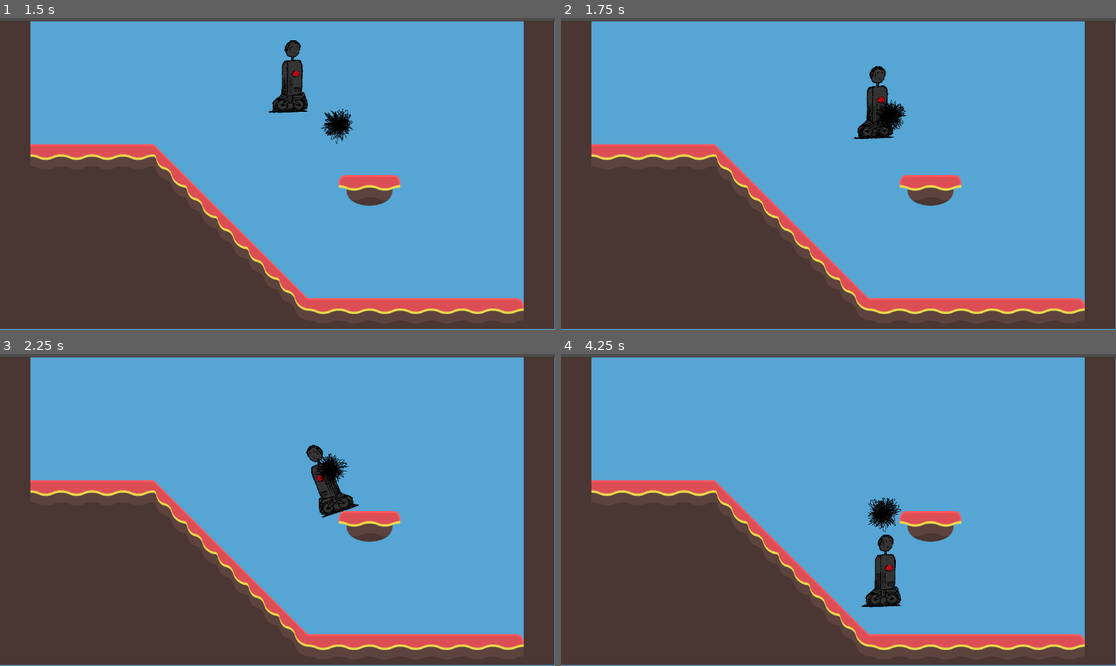
Above: before the commit, frames 1-4 (two rows, left to right).
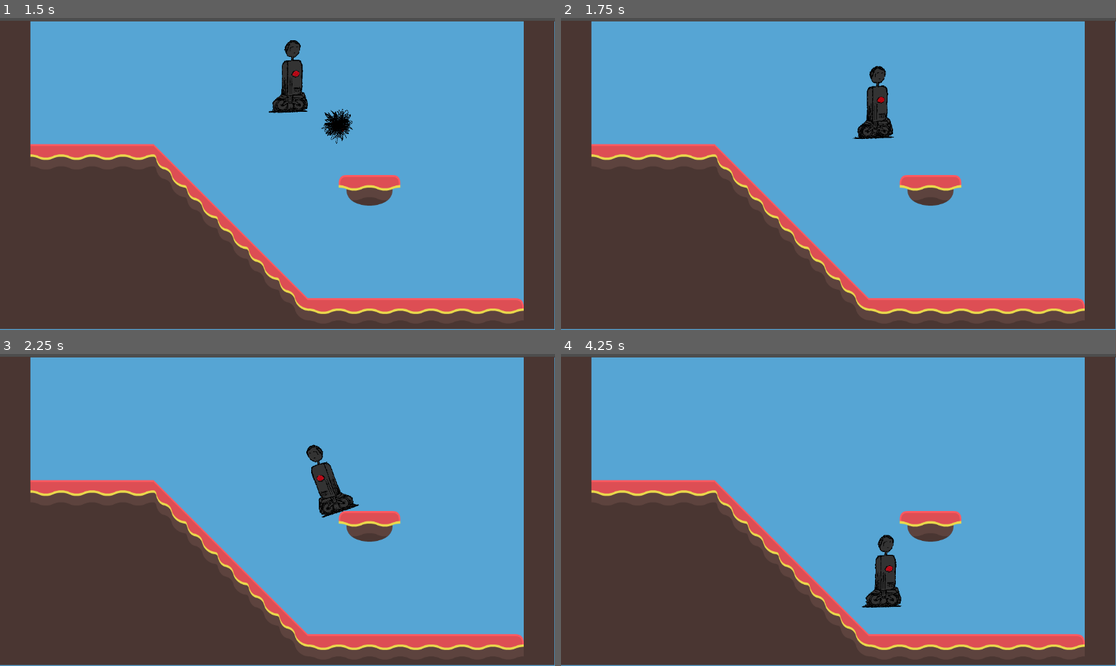
Above: after the commit, the same moments.

Repository: legendarysandbird/3mc-game
Game: Godot game, scene res://scenes/temp_level.tscn
Two runs of this game, one before a commit and one after it. Both use one fixed random seed, a clock stepped at 60 frames per second and the inputs below.
Inputs:
- Up to frame 1 (1.5 s): hold D (player_right) from 0.53 s (still down); tap Space (player_jump) at 0.77 s
- Up to frame 2 (1.75 s): keep holding D (player_right); tap Space (player_jump) at 1.52 s
- Up to frame 3 (2.25 s): release D (player_right) at 2.03 s; hold A (player_left) from 2.03 s (still down)
- Up to frame 4 (4.25 s): release A (player_left) at 2.78 s; hold D (player_right) from 2.78 s (still down); tap Space (player_jump) at 3.02, 3.77 s

Frame 1 is identical in both runs. In frame 2, 0.3% of the frame differs, in the area x 56-63%, y 26-37%; in frame 3, 0.3%; in frame 4, 0.7%, in the area x 54-62%, y 45-82%.

Commit message:
give enemy health

Diff:
--- a/scenes/enemy.tscn
+++ b/scenes/enemy.tscn
@@ -101,3 +101,4 @@
 shape = SubResource("CircleShape2D_ar18r")
 
 [node name="Health" parent="." instance=ExtResource("9_ipns3")]
+health = 1
--- a/scripts/enemy/enemy.gd
+++ b/scripts/enemy/enemy.gd
@@ -11,13 +11,14 @@
 var player_detected: bool
 
 func _ready() -> void:
-	for node: Node2D in [player, detectionArea, deathArea]:
+	for node: Node in [player, detectionArea, deathArea, healthPool]:
 		assert(is_instance_valid(node))
 
 	add_to_group(Groups.ENEMY)
 	detectionArea.body_entered.connect(on_distance_detection_body_entered)
 	detectionArea.body_exited.connect(on_distance_detection_body_exited)
 	deathArea.body_entered.connect(on_death_detection_body_entered)
+	healthPool.death.connect(on_health_pool_death)
 
 func _physics_process(_delta: float) -> void:
 	velocity = calculate_velocity()
@@ -42,4 +43,8 @@
 
 func on_death_detection_body_entered(body: Node2D) -> void:
 	if body.is_in_group(Groups.PLAYER):
-		print("You were hit!")
+		healthPool.change_health(-1)
+
+func on_health_pool_death() -> void:
+	print("enemy died")
+	queue_free()
